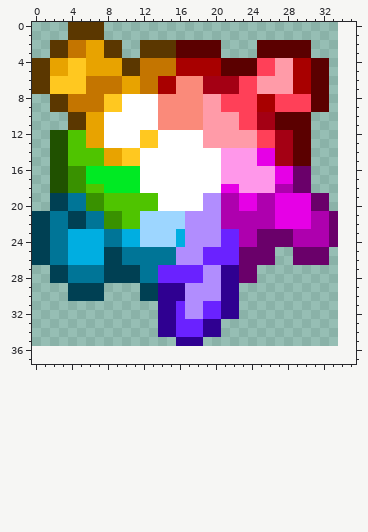
Edited in one commit: pixel-art sprite (Items/Chaos.png). That is the earlier state.
The file is 34x36 pixels. The old version is drawn lined up with the new one, on the new canvas.
The result:
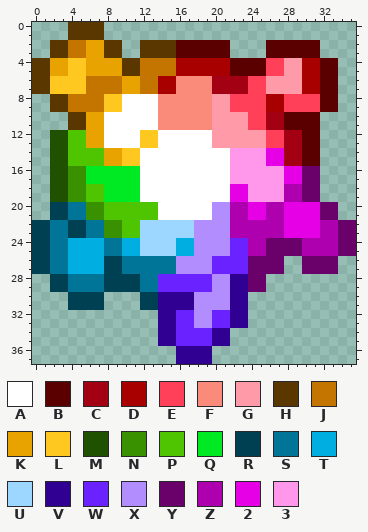
Palette (. is transparent): A #ffffff  B #5b0000  C #a40014  D #a80000  E #ff4058  F #fa8a7a  G #ff9ba8  H #5b3700  J #c47500  K #e8a300  L #ffc820  M #205100  N #399100  P #4fc400  Q #00ea23  R #004053  S #007597  T #00aee1  U #9dd6ff  V #2f0091  W #6a22ff  X #b18dfe  Y #6a006a  Z #ae00ae  2 #e600e6  3 #ff97ea
Diff:
canvas 34x36 -> 36x38
Changed rows in their new state; - is an unchanged pixel.
first column x 0:
 2 ---------------------B---.-----B----
 3 ---------------------B---.-----B----
 4 ---------------------D---B-E-G-D-B--
 5 ---------------------D---B-E-G-D-B--
 6 -------------------F---C-E---G-D-B--
 7 -------------------F---C-E---G-D-B--
 8 -------------------F-G---E-D---E-B--
 9 -------------------F-G---E-D---E-B--
10 -------------------F---G-E-C---B----
11 -------------------F---G-E-C---B----
12 -------------------A-----G-E-C-B----
13 -------------------A-----G-E-C-B----
14 ---------------------A---3-2-C-B----
15 ---------------------A---3-2-C-B----
16 ---------------------A-----3-2-Y----
17 ---------------------A-----3-2-Y----
18 ---------------------A-2---3-Z-Y----
19 --MMNNPPQQQQAA-----AAA2-3333ZZY-.---
20 -------------------A-X-Z-2-Z---2-Y--
21 ..RRSSNNPP--PPAAAAAA-X--22-Z---2Y---
22 -----------------U---X-----Z---2-ZYY
23 ----RRSSNNPP----UU---XZ--ZZZ2222-ZYY
24 -----------------T---X-W-Z---Y---ZYY
25 --------SSTTUUUUTT-XXX-WZZ-YY-ZZZZYY
26 -------------------X---W---Y-.---Y--
27 RRSSTTTT--SS--SSXXX-WWWW-YYY--YYYY--
28 -------------------W-X-V-Y----------
29 --RRSSSSRRRRSSWWWWWW-X-VYY----------
30 -----------------V---X-V------------
31 ----RRRR----RR--VV-XXX-V------------
32 -----------------W-X-W-V------------
33 ------------------XXWWVV------------
34 -------------------W-V--------------
35 --------------VVWWWWVV--------------
36 ----------------VVVV----------------
37 ----------------VVVV----------------
Boxes around the changes in both pictures, in picture pixels (x1, y1, x2, y2):
changed: (32, 40, 356, 364)
